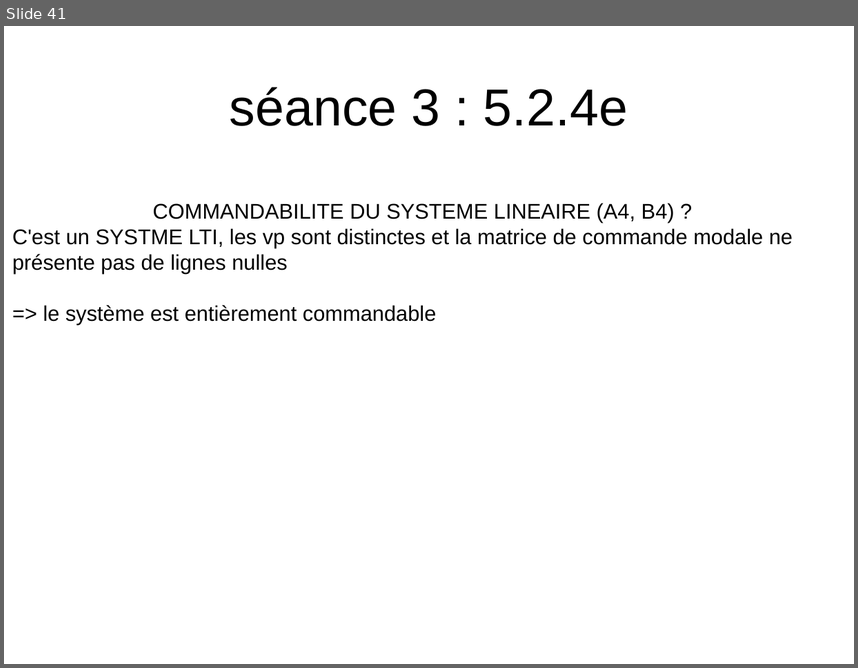
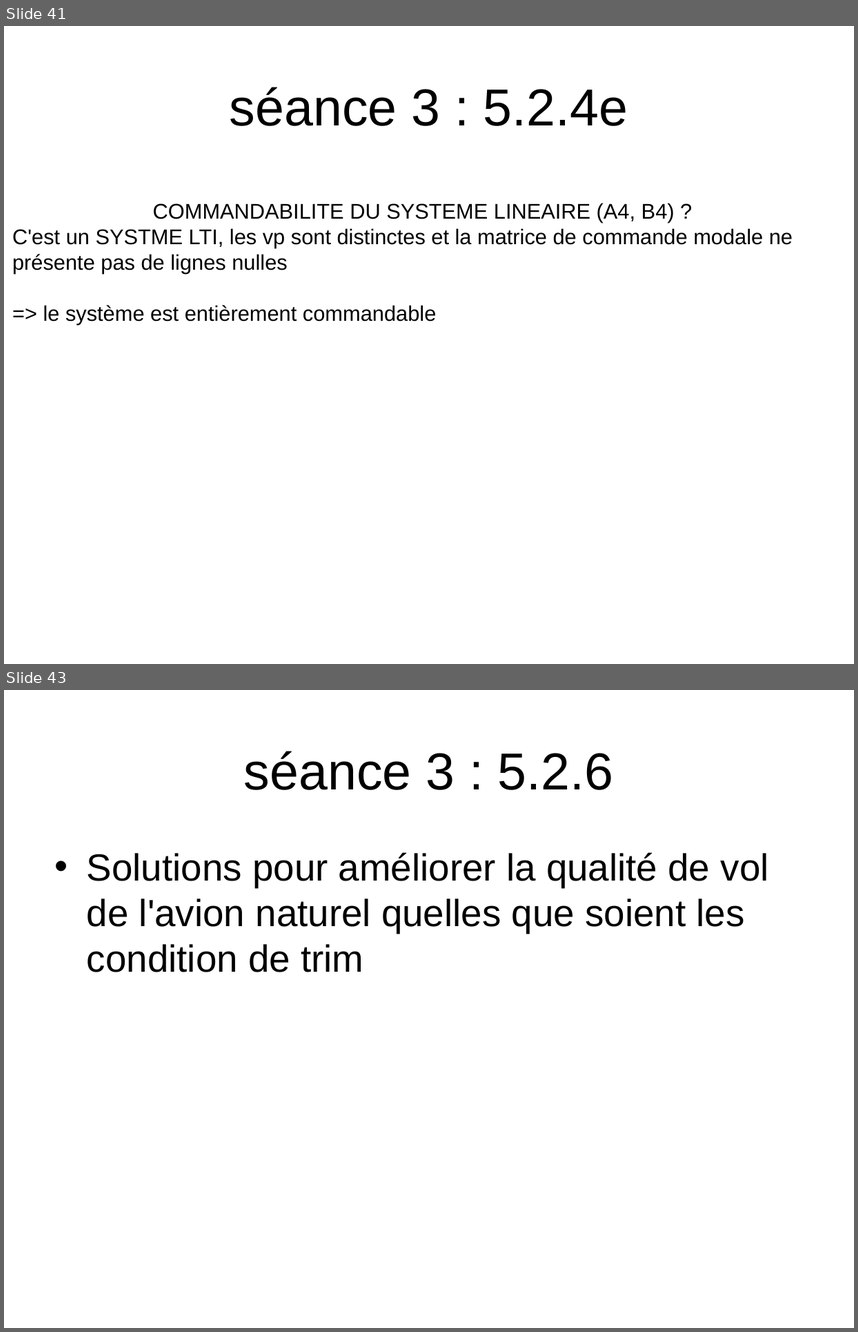
Before and after one commit to amapatate/BE_AVION, a slide deck: doc/be_avion_prez.odp. Shown one above the other, each under a label of ours: slide 41 before the commit, slides 41 and 43 after it; the slides between them are not shown. The pictures are 858x668 and 858x1332 pixels, drawn with LibreOffice and Linux fonts; fonts in the diff are those of the drawing; background and template pictures are left out. Boxes give left, top, right and bottom in pixels: in the first picture for what was removed or moved away, otherwise in the second. Text is boxed around its words. In the diff, an @@ line names an element or a change of style, - is before the commit and + after.

Commit message:
séance 3 fct de transfert .....

```diff
--- a/doc/be_avion_prez.odp
+++ b/doc/be_avion_prez.odp
@@ slide 43 added at (x1=4, y1=690, x2=854, y2=1328), background picture (left out) @@
@@ title added at (x1=244, y1=751, x2=613, y2=790), 44 pt, text #000000 @@
+séance 3 : 5.2.6
@@ text added at (x1=87, y1=852, x2=769, y2=972), 32 pt, text #000000 @@
+• Solutions pour améliorer la qualité de vol de l'avion naturel quelles que soient les condition de trim
```
Also in this commit, not shown: 2 other slides added, 2 other files.
